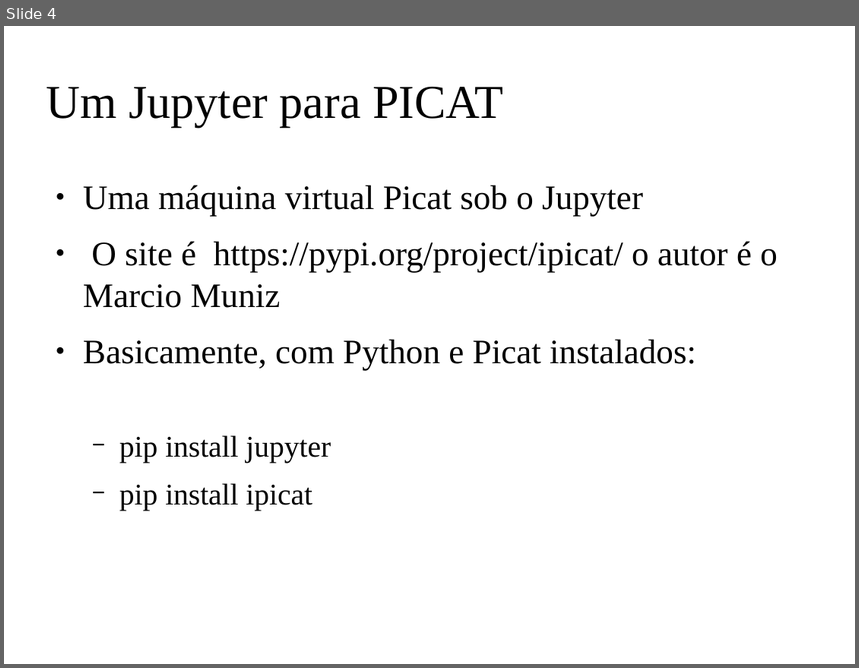
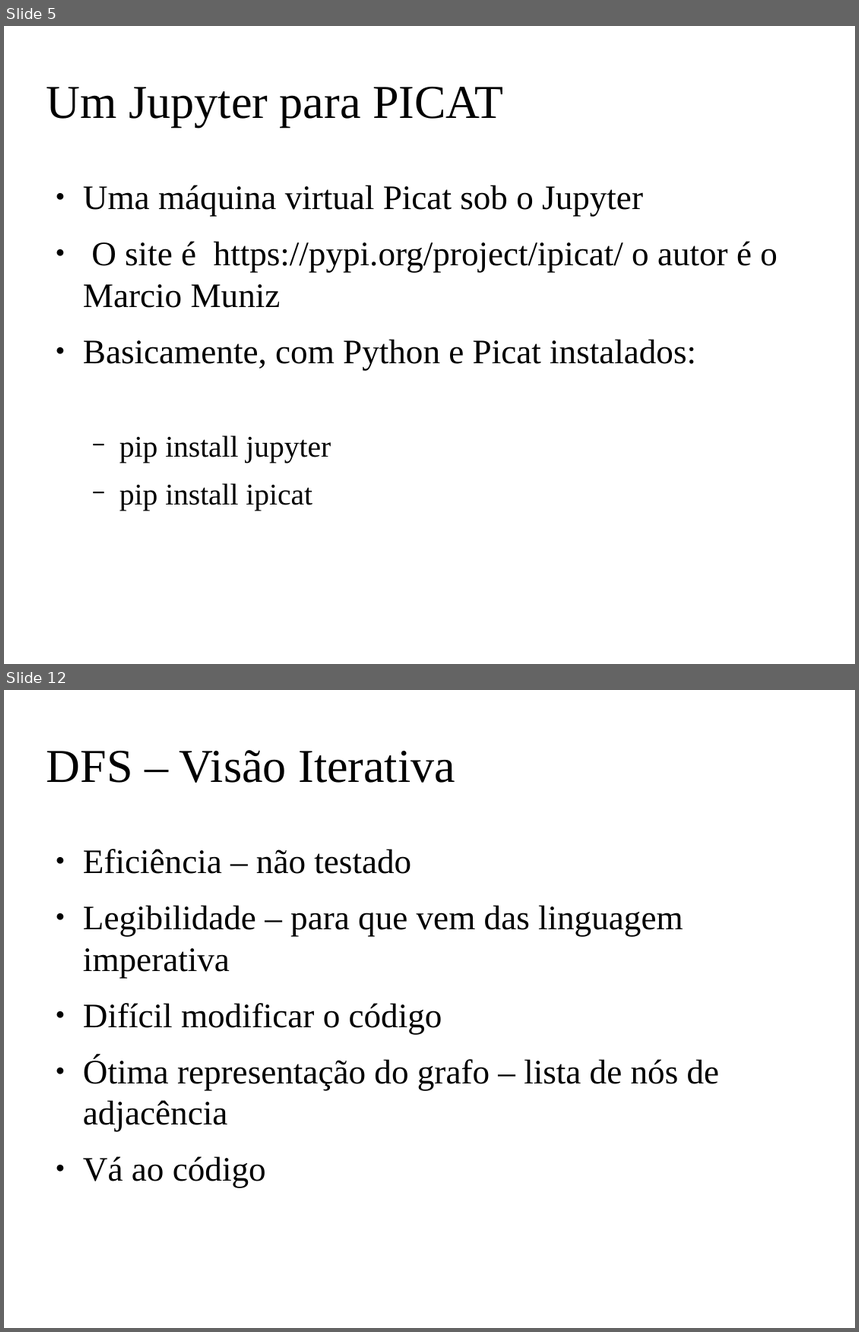
Before and after one commit to claudiosa/CCS, a slide deck: picat/YOUTUBE_dfs_jupyter_picat/slides_picat_jupyter_dfs.odp. Shown one above the other, each under a label of ours: slide 4 before the commit, slides 5 and 12 after it; the slides between them are not shown. The pictures are 859x668 and 859x1332 pixels, drawn with LibreOffice and Linux fonts; fonts in the diff are those of the drawing; background and template pictures are left out. Boxes give left, top, right and bottom in pixels: in the first picture for what was removed or moved away, otherwise in the second. Text is boxed around its words. In the diff, an @@ line names an element or a change of style, - is before the commit and + after.

```diff
--- a/picat/YOUTUBE_dfs_jupyter_picat/slides_picat_jupyter_dfs.odp
+++ b/picat/YOUTUBE_dfs_jupyter_picat/slides_picat_jupyter_dfs.odp
@@ slide 12 added at [4,690,855,1328], background picture (left out) @@
@@ title added at [47,750,455,783], 44 pt, text #000000 @@
+DFS – Visão Iterativa
@@ text added at [83,849,720,1189], 32 pt, text #000000 @@
+● Eficiência – não testado
+● Legibilidade – para que vem das linguagem imperativa
+● Difícil modificar o código
+● Ótima representação do grafo – lista de nós de adjacência
+● Vá ao código
@@ what was slide 4 is now slide 5 @@
```
Also in this commit, not shown: 6 slides changed, 6 other slides added, 13 slides removed, 20 other files.
